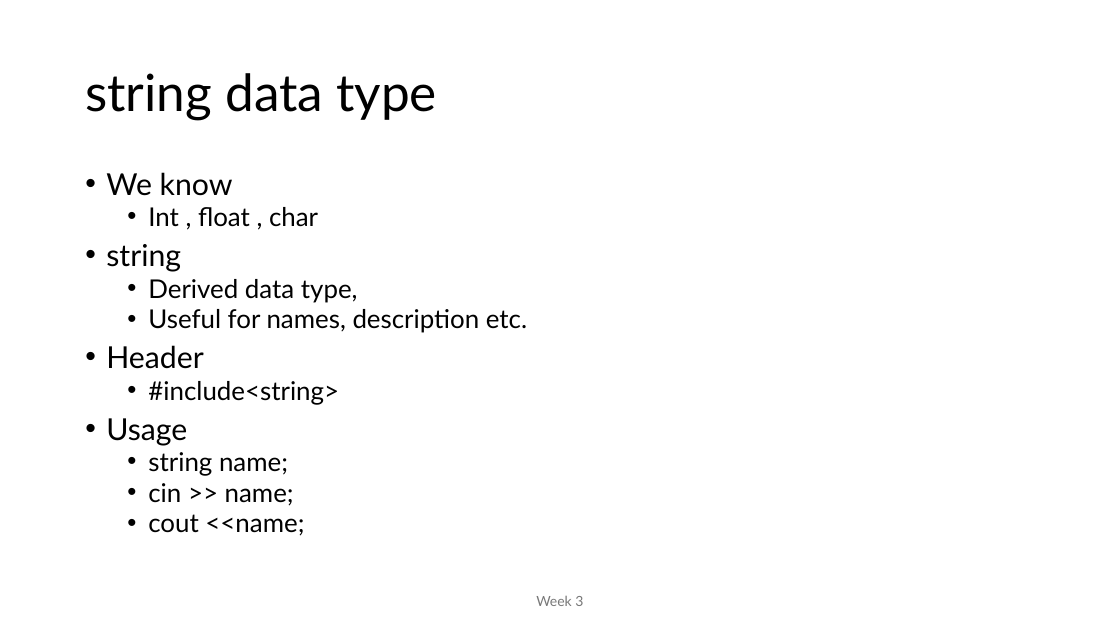
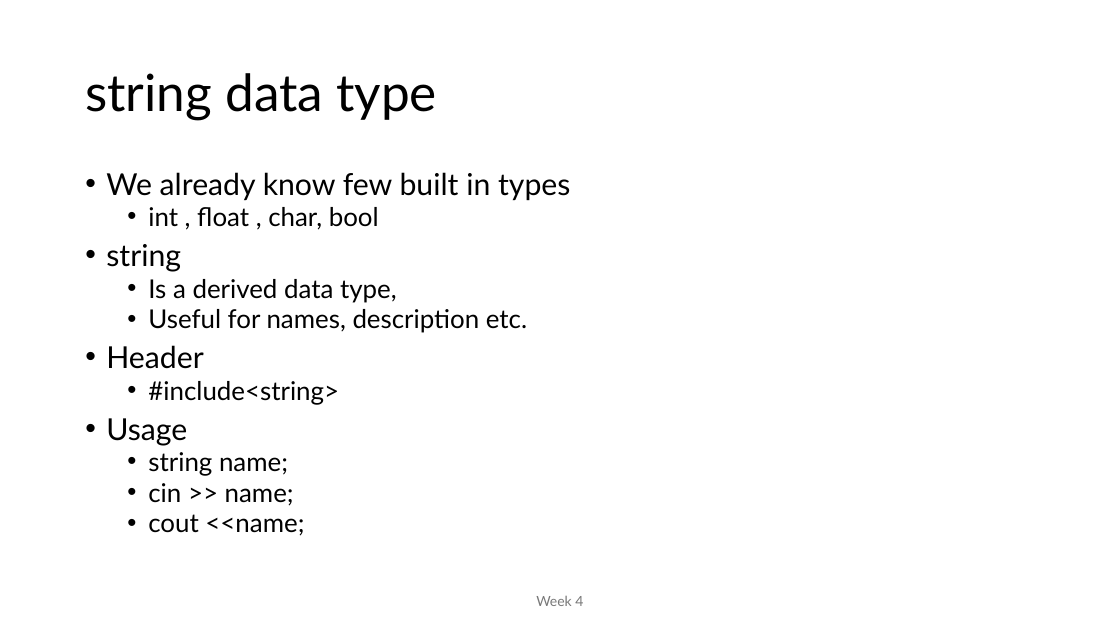
Before and after one commit to MoklaEducation/ems_fall_2025_cpp101, a slide deck: slide 39 of all/Intro to Programming_all.pptx (slide 24 before the commit). Drawn at 1120x630 pixels with LibreOffice and Linux fonts; fonts in the diff are those of the drawing. Boxes give left, top, right and bottom in pixels: in the first picture for what was removed or moved away, otherwise in the second. Text is boxed around its words. In the diff, an @@ line names an element or a change of style, - is before the commit and + after.

Commit message:
week 4

```diff
--- a/all/Intro to Programming_all.pptx
+++ b/all/Intro to Programming_all.pptx
@@ text at [106,172,570,230]: text changed; size 22.2 to 25.9 pt @@
-• We know
-  • Int , float , char
+• We already know few built in types
+  • int , float , char, bool
@@ text at [148,279,397,303]: text changed @@
-  • Derived data type,
+  • Is a derived data type,
@@ text at [536,596,583,606]: text changed @@
-Week 3
+Week 4
```
Also in this commit, not shown: 2 other slides changed, 13 slides added, 1 slide removed, 4 other files.
